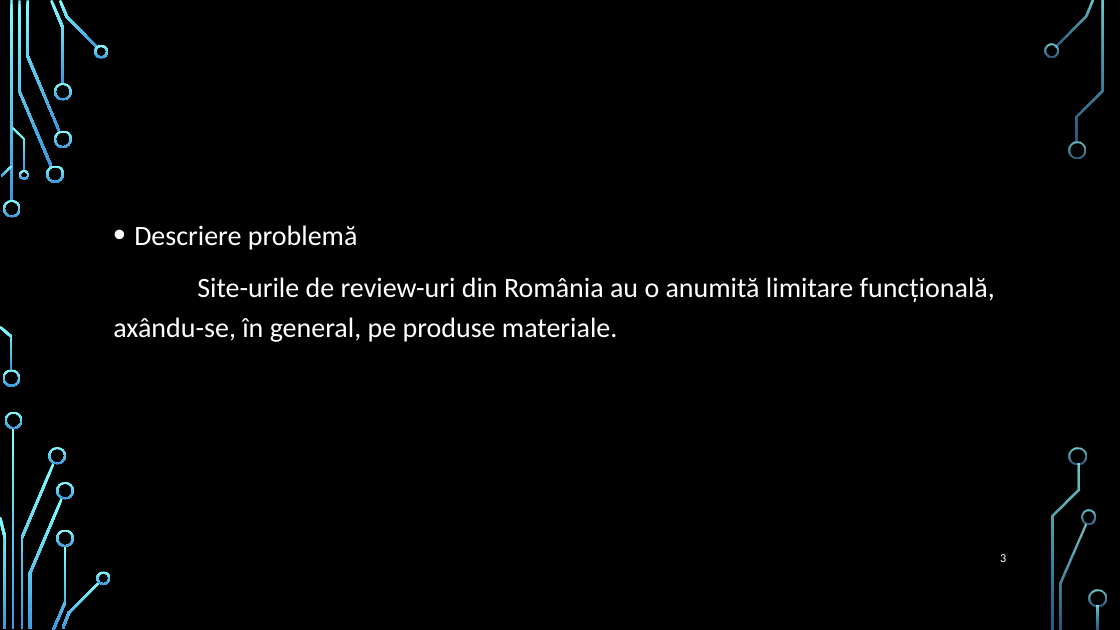
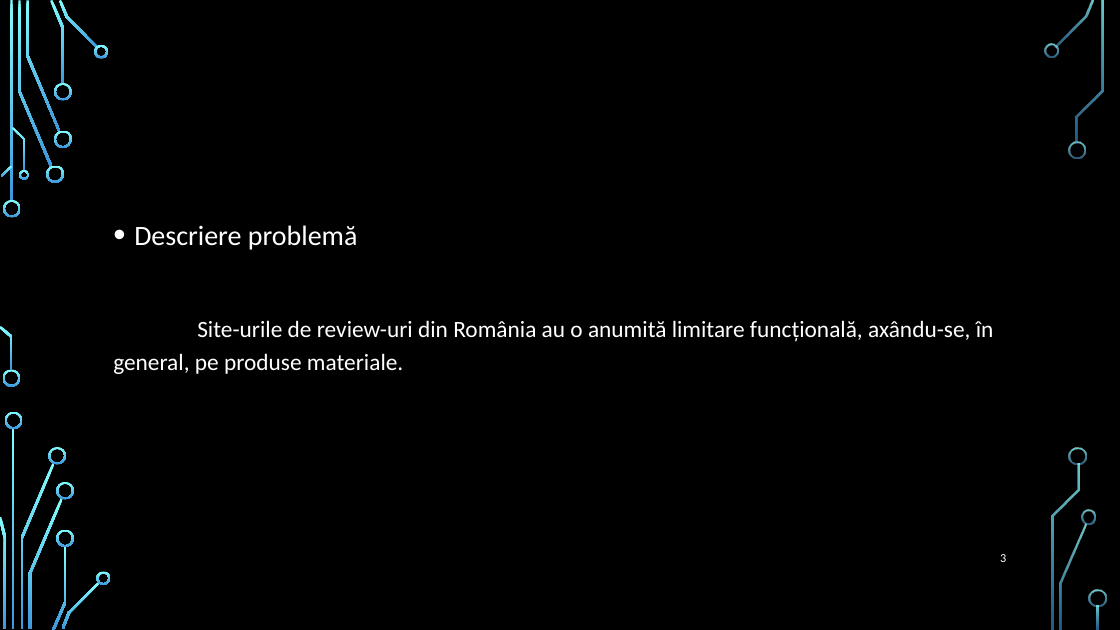
Before and after one commit to ddorian12/Licenta2018BazganDorian, a slide deck: slide 3 of ReviewFactsBest.pptx. Drawn at 1120x630 pixels with LibreOffice and Linux fonts; fonts in the diff are those of the drawing; background and template pictures are left out. Boxes give left, top, right and bottom in pixels: in the first picture for what was removed or moved away, otherwise in the second. Text is boxed around its words. In the diff, an @@ line names an element or a change of style, - is before the commit and + after.

```diff
--- a/ReviewFactsBest.pptx
+++ b/ReviewFactsBest.pptx
@@ text at (113,320,994,374): size 24 to 20 pt in "Site-urile de review-uri din România au o ..." @@
```
Also in this commit, not shown: 2 other slides changed.
